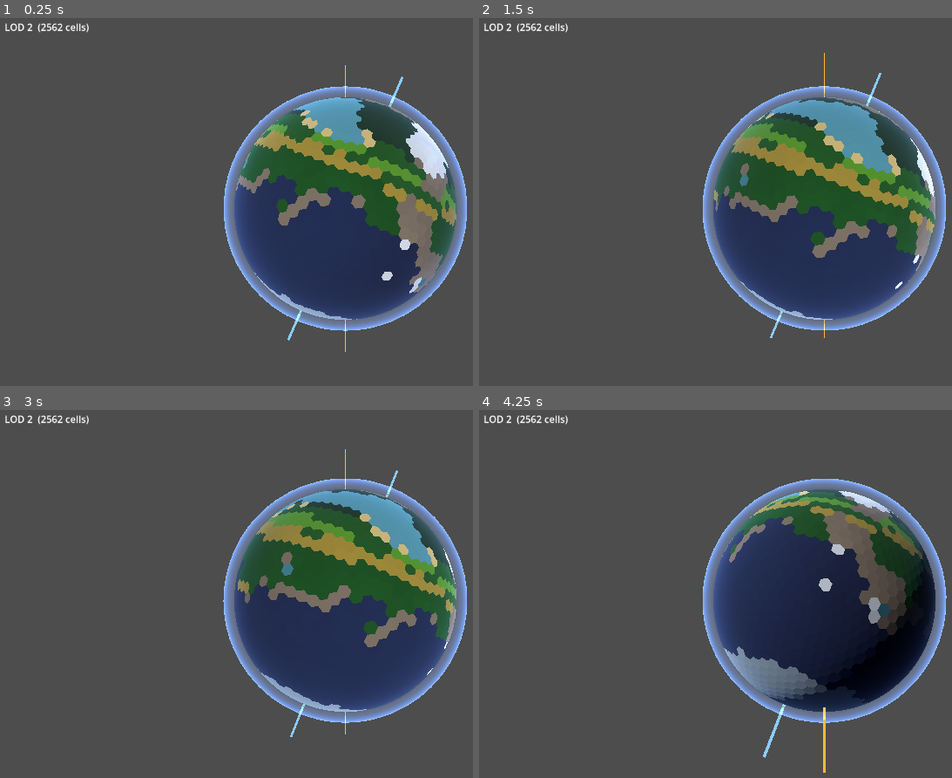
Above: before the commit, frames 1-4 (two rows, left to right).
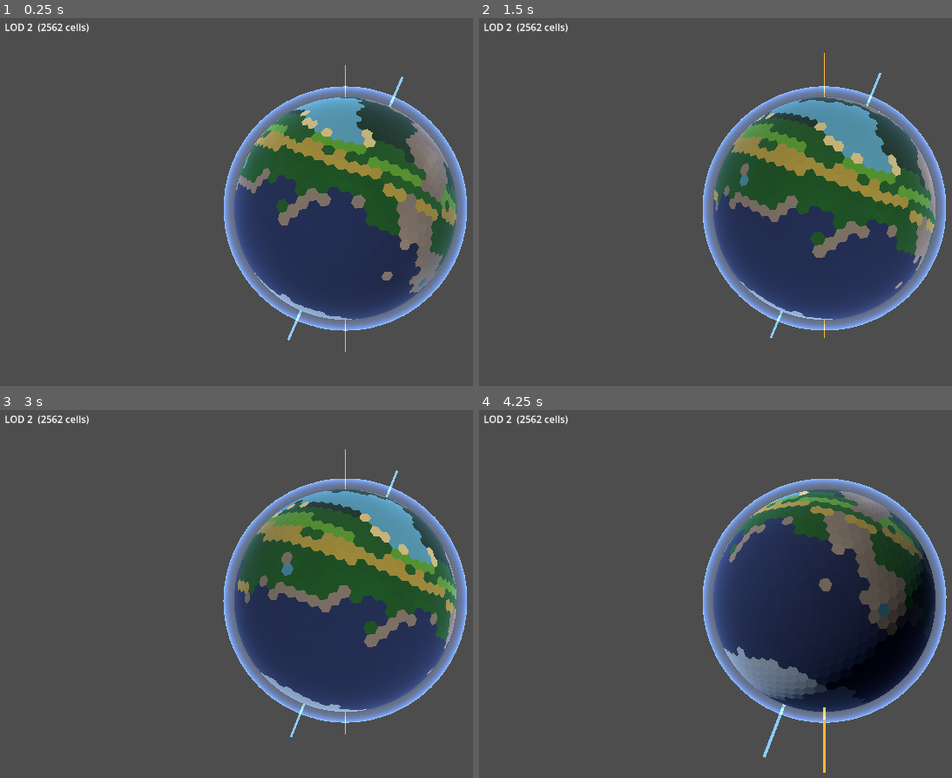
Above: after the commit, the same moments.

Repository: Halfwhit/hex-planet-gen
Game: Godot game, scene res://scenes/Main.tscn
Two runs of this game, one before a commit and one after it. Both use one fixed random seed, a clock stepped at 60 frames per second and the inputs below.
Inputs (mouse positions are in pixels of both pictures, inside the frame that each line leads up to):
- Up to frame 1 (0.25 s): no input
- Up to frame 2 (1.5 s): tap Enter at 0.5 s; move the mouse to (outside the picture) at 0.52 s; tap E at 0.6 s; click (outside the picture) at 0.67 s; drag from (687, 227) to (791, 286) at 1.27 s
- Up to frame 3 (3 s): move the mouse to (416, 513) at 2.02 s; tap E at 2.1 s; click (416, 513) at 2.17 s; drag from (312, 678) to (137, 542) at 2.77 s
- Up to frame 4 (4.25 s): move the mouse to (outside the picture) at 3.52 s; tap E at 3.6 s; click (outside the picture) at 3.67 s

The runs differ from the first frame. In frame 1, 0.8% of the frame differs, in the area x 80-95%, y 28-75%; in frame 2, 0.2%; in frame 3, less than 0.1%; in frame 4, 0.5%.

Commit message:
Prevent snow/ice from bordering ocean
High-altitude coastal cells now always resolve to BIOME_MOUNTAIN instead
of snow or ice.  Previously removing the near_ocean guard (to allow Andes-
style coastal ranges) also allowed snow to sit directly on the waterline.

Rule: alt > 0.82 near ocean → mountain; alt > 0.45 near ocean → mountain.
Snow only appears on inland high-altitude cells.

Co-Authored-By: Claude Sonnet 4.6 <noreply@anthropic.com>

Diff:
--- a/scripts/HexPlanet.gd
+++ b/scripts/HexPlanet.gd
@@ -481,8 +481,11 @@
 	var alt: float = clamp(
 			(height - land_threshold) / max(1.0 - land_threshold, 0.001), 0.0, 1.0)
 
-	# Very high alpine — always ice or snow regardless of latitude.
+	# Very high alpine.  Coastal cliffs become rocky mountain rather than
+	# snow/ice so that white tiles never sit directly on the waterline.
 	if alt > 0.82:
+		if near_ocean:
+			return BIOME_MOUNTAIN
 		return BIOME_ICE if temperature < 0.25 else BIOME_SNOW
 
 	# Polar ice cap.
@@ -493,12 +496,11 @@
 	if temperature < 0.08:
 		return BIOME_TUNDRA
 
-	# Rocky mountains at moderate altitude (below the snow line).
-	# No near_ocean gate — coastal ranges like the Andes and Cascades rise
-	# straight from the sea.  Beach is gated on alt < 0.02 separately so
-	# there is no overlap.
+	# Mountain zone.  Coastal cells stay rocky (no snow bordering the ocean).
 	if alt > 0.45:
-		return BIOME_SNOW if temperature < 0.32 else BIOME_MOUNTAIN
+		if near_ocean or temperature >= 0.32:
+			return BIOME_MOUNTAIN
+		return BIOME_SNOW
 
 	# Boreal / taiga zone.
 	if temperature < 0.38:
